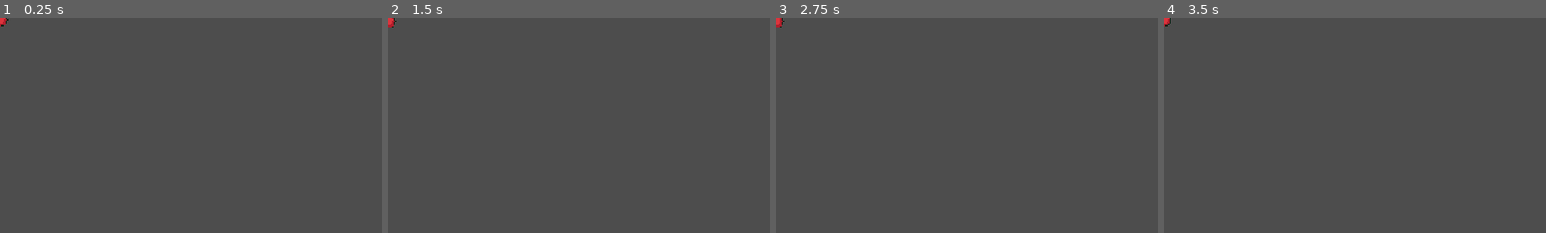
Above: before the commit, frames 1-4 (left to right).
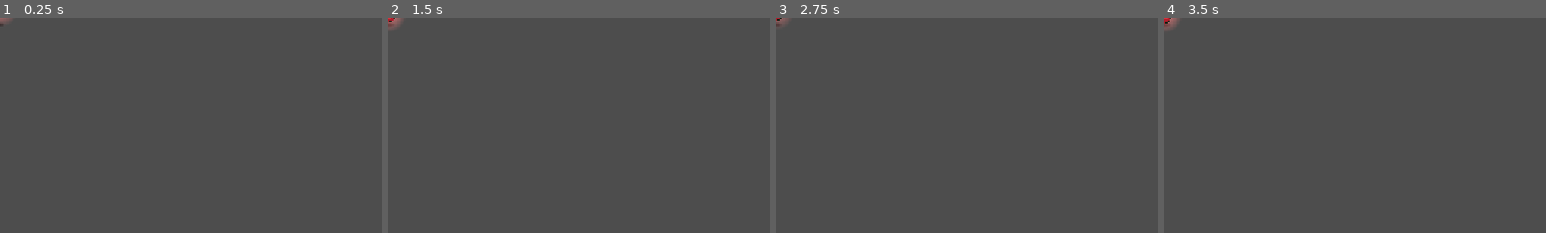
Above: after the commit, the same moments.

Repository: elian-sss/sentinela
Game: Godot game, scene res://cenas/item/Item.tscn
Two runs of this game, one before a commit and one after it. Both use one fixed random seed, a clock stepped at 60 frames per second and the inputs below. This scene is started directly instead of the project's main scene.
Inputs (mouse positions are % of the whole screen's width and height, from its top left):
- Up to frame 1 (0.25 s): no input
- Up to frame 2 (1.5 s): tap Enter (ui_accept) at 0.5, 0.77, 1.25 s; move the mouse to (72, 45) at 0.52 s; press the mouse at (72, 45) at 0.53 s; hold D (mover_direita) 0.53-1.28 s; move the mouse to (30, 55) at 1.27 s; release the mouse at (30, 55) at 1.28 s; hold S (mover_baixo) from 1.28 s (still down); tap Space (dash) at 1.35 s
- Up to frame 3 (2.75 s): tap Enter (ui_accept) at 1.52, 2 s; move the mouse to (60, 28) at 2.02 s; release S (mover_baixo) at 2.03 s; hold D (mover_direita) from 2.03 s (still down); hold R (reiniciar) from 2.03 s (still down)
- Up to frame 4 (3.5 s): tap Enter (ui_accept) at 2.75, 3.02 s; move the mouse to (45, 70) at 2.77 s; release D (mover_direita) at 2.78 s; release R (reiniciar) at 2.78 s; hold W (mover_cima) from 2.78 s (still down); click (45, 70) at 2.85 s
The pictures show only the part of the screen within x 0-50%, y 0-50%; the shares and areas given below are measured in that part.

The runs differ from the first frame. In frame 1, less than 0.1% of the frame differs, in the area x 0-4%, y 0-4%; in frame 2, 0.2%; in frame 3, 0.1%; in frame 4, 0.2%, in the area x 0-4%, y 0-6%.

Commit message:
Dá destaque aos itens: flutuam no ar com brilho colorido, faíscas e sombra no chão

Diff:
--- a/cenas/item/Item.tscn
+++ b/cenas/item/Item.tscn
@@ -1,9 +1,40 @@
-[gd_scene load_steps=3 format=3]
+[gd_scene load_steps=10 format=3]
 
 [ext_resource type="Script" path="res://cenas/item/item.gd" id="1_item"]
 
 [sub_resource type="CircleShape2D" id="CircleShape2D_item"]
 radius = 12.0
+
+[sub_resource type="Gradient" id="Gradient_sombra"]
+offsets = PackedFloat32Array(0, 0.6, 1)
+colors = PackedColorArray(0, 0, 0, 0.5, 0, 0, 0, 0.3, 0, 0, 0, 0)
+
+[sub_resource type="GradientTexture2D" id="GradientTexture2D_sombra"]
+gradient = SubResource("Gradient_sombra")
+width = 24
+height = 10
+fill = 1
+fill_from = Vector2(0.5, 0.5)
+fill_to = Vector2(1, 0.5)
+
+[sub_resource type="Gradient" id="Gradient_brilho"]
+offsets = PackedFloat32Array(0, 0.35, 1)
+colors = PackedColorArray(1, 1, 1, 0.9, 1, 1, 1, 0.45, 1, 1, 1, 0)
+
+[sub_resource type="GradientTexture2D" id="GradientTexture2D_brilho"]
+gradient = SubResource("Gradient_brilho")
+width = 64
+height = 64
+fill = 1
+fill_from = Vector2(0.5, 0.5)
+fill_to = Vector2(1, 0.5)
+
+[sub_resource type="CanvasItemMaterial" id="CanvasItemMaterial_aditivo"]
+blend_mode = 1
+
+[sub_resource type="Gradient" id="Gradient_faiscas"]
+offsets = PackedFloat32Array(0, 0.3, 1)
+colors = PackedColorArray(1, 1, 1, 0, 1, 1, 1, 1, 1, 1, 1, 0)
 
 [node name="Item" type="Area2D"]
 monitorable = false
@@ -12,6 +43,34 @@
 [node name="Colisao" type="CollisionShape2D" parent="."]
 shape = SubResource("CircleShape2D_item")
 
-[node name="Visual" type="Sprite2D" parent="."]
+[node name="Sombra" type="Sprite2D" parent="."]
+z_index = -1
+position = Vector2(0, 10)
+texture = SubResource("GradientTexture2D_sombra")
+
+[node name="Flutuante" type="Node2D" parent="."]
+position = Vector2(0, -10)
+
+[node name="Brilho" type="Sprite2D" parent="Flutuante"]
+material = SubResource("CanvasItemMaterial_aditivo")
+texture = SubResource("GradientTexture2D_brilho")
+
+[node name="Visual" type="Sprite2D" parent="Flutuante"]
 scale = Vector2(1.5, 1.5)
 texture_filter = 1
+
+[node name="Faiscas" type="CPUParticles2D" parent="Flutuante"]
+material = SubResource("CanvasItemMaterial_aditivo")
+amount = 8
+lifetime = 1.2
+preprocess = 1.2
+emission_shape = 1
+emission_sphere_radius = 14.0
+direction = Vector2(0, -1)
+spread = 20.0
+gravity = Vector2(0, -15)
+initial_velocity_min = 4.0
+initial_velocity_max = 12.0
+scale_amount_min = 1.5
+scale_amount_max = 2.5
+color_ramp = SubResource("Gradient_faiscas")
--- a/cenas/item/item.gd
+++ b/cenas/item/item.gd
@@ -16,8 +16,18 @@
 	Tipo.VELOCIDADE: preload("res://assets/personagens/item_velocidade.png"),
 	Tipo.FORCA: preload("res://assets/personagens/item_forca.png"),
 }
-const ALTURA_FLUTUAR: float = 2.0 ## pixels que o item sobe e desce no chão
-const VELOCIDADE_FLUTUAR: float = 4.0
+## Cor do brilho e das faíscas de cada item, a mesma que identifica o item.
+const CORES_BRILHO: Dictionary = {
+	Tipo.FRUTA: Color(1.0, 0.3, 0.3),
+	Tipo.ERVA: Color(0.5, 1.0, 0.4),
+	Tipo.ESCUDO: Color(0.45, 0.8, 1.0),
+	Tipo.VELOCIDADE: Color(1.0, 0.85, 0.25),
+	Tipo.FORCA: Color(0.8, 0.45, 1.0),
+}
+const ALTURA_FLUTUAR: float = 5.0 ## pixels que o item sobe e desce no ar
+const VELOCIDADE_FLUTUAR: float = 3.0
+const BRILHO_MINIMO: float = 0.45 ## o brilho pulsa entre este alfa e 1
+const ESCALA_BRILHO: float = 0.9
 
 @export var tipo: Tipo = Tipo.FRUTA
 var cura_fruta: int = Balanceamento.ITEM_CURA_FRUTA
@@ -31,22 +41,42 @@
 
 var _tempo_restante: float = 0.0
 
-@onready var _visual: Sprite2D = $Visual
+var _altura_base: float = 0.0
+
+@onready var _visual: Sprite2D = $Flutuante/Visual
+@onready var _flutuante: Node2D = $Flutuante
+@onready var _brilho: Sprite2D = $Flutuante/Brilho
+@onready var _faiscas: CPUParticles2D = $Flutuante/Faiscas
+@onready var _sombra: Sprite2D = $Sombra
 
 
 func _ready() -> void:
 	_tempo_restante = tempo_no_chao
 	_visual.texture = TEXTURAS[tipo]
+	_brilho.modulate = CORES_BRILHO[tipo]
+	_faiscas.color = CORES_BRILHO[tipo]
+	_altura_base = _flutuante.position.y
 	body_entered.connect(_ao_tocar_corpo)
 
 
 func _process(delta: float) -> void:
 	_tempo_restante -= delta
-	_visual.position.y = sin(_tempo_restante * VELOCIDADE_FLUTUAR) * ALTURA_FLUTUAR
+	_animar_flutuacao()
 	if _tempo_restante <= 0.0:
 		queue_free()
 	elif _tempo_restante <= tempo_piscando:
-		_visual.visible = int(_tempo_restante / intervalo_piscar) % 2 == 0
+		var aparece: bool = int(_tempo_restante / intervalo_piscar) % 2 == 0
+		_flutuante.visible = aparece
+		_sombra.visible = aparece
+
+
+## Sobe e desce no ar com o brilho pulsando. A sombra no chão encolhe quando o item sobe.
+func _animar_flutuacao() -> void:
+	var onda: float = sin(_tempo_restante * VELOCIDADE_FLUTUAR)
+	_flutuante.position.y = _altura_base + onda * ALTURA_FLUTUAR
+	_sombra.scale = Vector2.ONE * (0.85 + onda * 0.15)
+	_brilho.modulate.a = lerpf(BRILHO_MINIMO, 1.0, (sin(_tempo_restante * VELOCIDADE_FLUTUAR * 2.0) + 1.0) / 2.0)
+	_brilho.scale = Vector2.ONE * ESCALA_BRILHO
 
 
 func _ao_tocar_corpo(corpo: Node2D) -> void:
